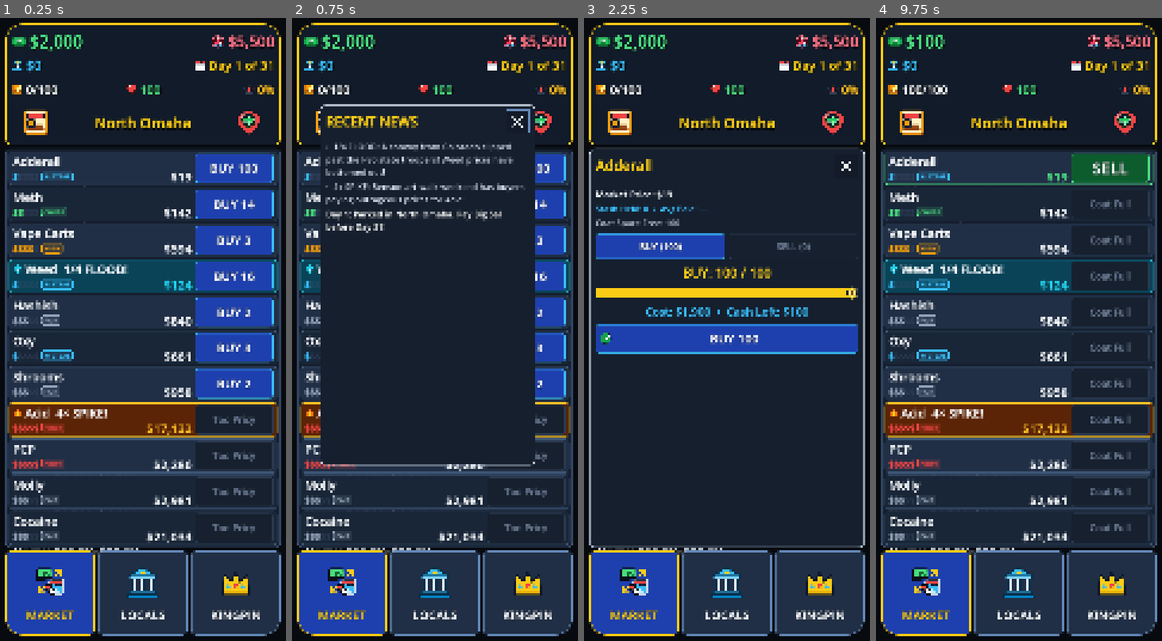
Above: before the commit, frames 1-4 (left to right).
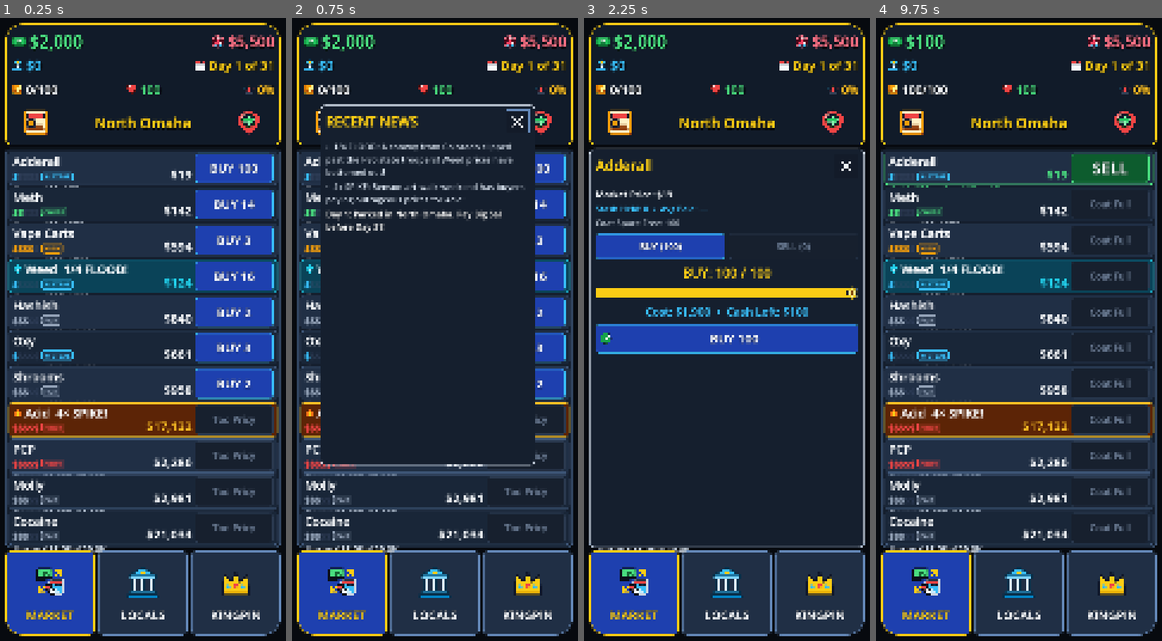
Above: after the commit, the same moments.

Repository: TimGoergen/dope-wars
Game: Godot game, scene res://Main.tscn
Two runs of this game, one before a commit and one after it. Both use one fixed random seed, a clock stepped at 60 frames per second and the inputs below.
Inputs (mouse positions are in pixels of both pictures, inside the frame that each line leads up to):
- Up to frame 1 (0.25 s): no input
- Up to frame 2 (0.75 s): click (329, 123) at 0.52 s
- Up to frame 3 (2.25 s): click (832, 123) at 1.27 s; click (686, 167) at 2.02 s
- Up to frame 4 (9.75 s): click "BUY 100" at 2.75 s; click (978, 204) at 3.52 s; click "BUY 14" at 4.25 s; click (978, 242) at 5.02 s; click "BUY 3" at 5.75 s; click (978, 273) at 6.52 s; click "BUY 16" at 7.25 s; click (978, 310) at 8.02 s; click "BUY 2" at 8.75 s; click (978, 348) at 9.52 s

The runs differ from the first frame. In frame 1, 1.9% of the frame differs, in the area x 5-68%, y 24-87%; in frame 2, 0.7%; in frame 3, 0.1%; in frame 4, 1.9%.

Commit message:
Reduce drug row secondary text size to 75% (34px)

Diff:
--- a/game/scripts/ui/UiPalette.gd
+++ b/game/scripts/ui/UiPalette.gd
@@ -46,7 +46,7 @@
 const FONT_DRUG_BTN := 45
 const FONT_DRUG_PRICE := 46
 const FONT_DRUG_NAME := 44
-const FONT_DRUG_SUB := 46
+const FONT_DRUG_SUB := 34
 const FONT_HERO := 48
 const FONT_TITLE := 46
 const FONT_HEADER := 38
